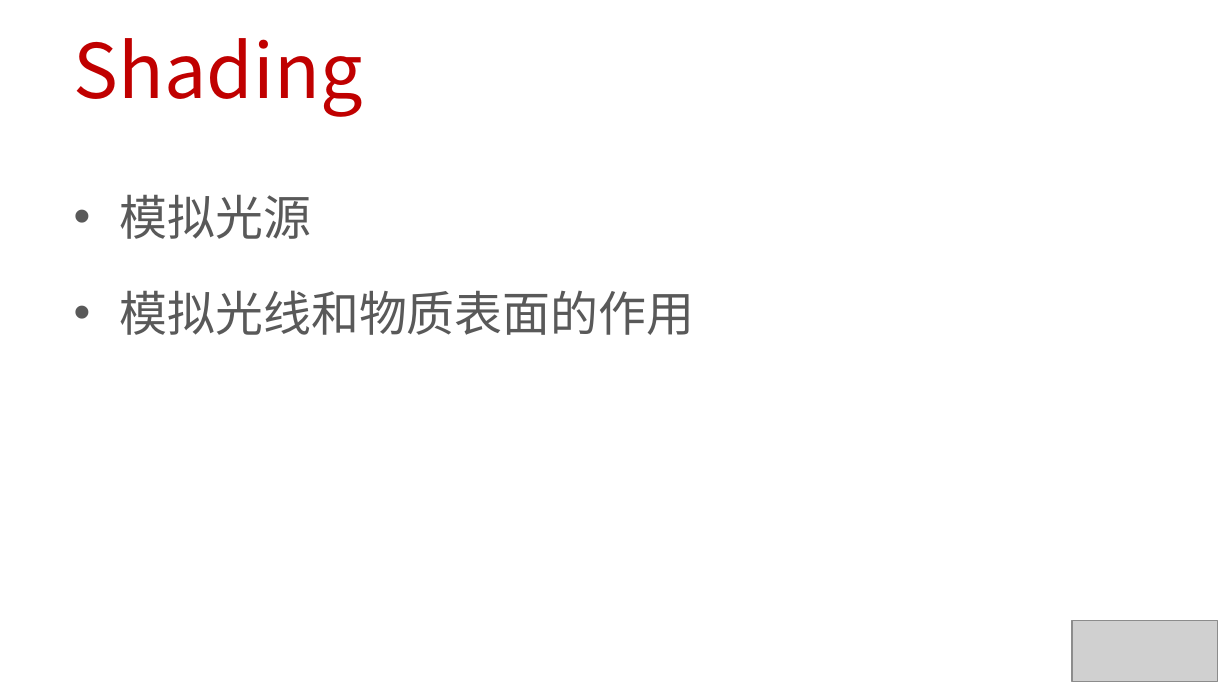
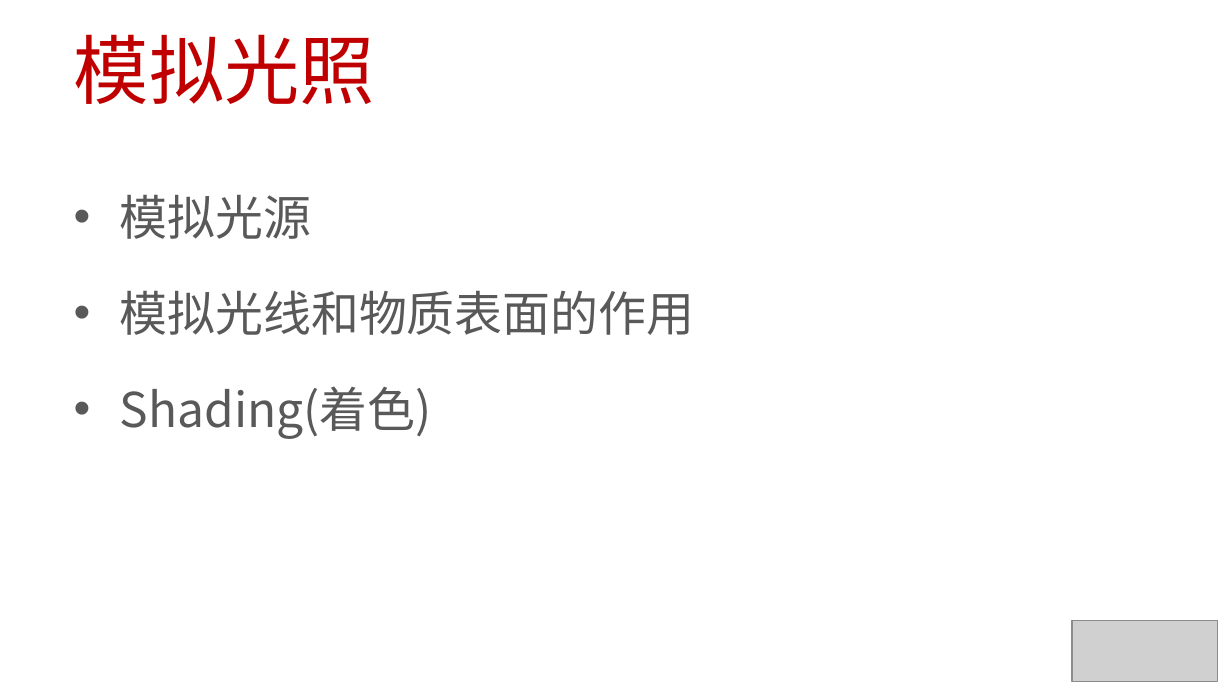
Before and after one commit to EDUCourseSeries/TheoryAndPracticeOfRaytracing, a slide deck: slide 8 of PPT/02_光照和物质.pptx. Drawn at 1232x693 pixels with LibreOffice and Linux fonts; fonts in the diff are those of the drawing; grey boxes stand for pictures. Boxes give left, top, right and bottom in pixels: in the first picture for what was removed or moved away, otherwise in the second. Text is boxed around its words. In the diff, an @@ line names an element or a change of style, - is before the commit and + after.

```diff
--- a/PPT/02_光照和物质.pptx
+++ b/PPT/02_光照和物质.pptx
@@ title at box(74, 34, 375, 105): text changed @@
-Shading
+模拟光照
@@ text at box(120, 386, 432, 438): paragraph added @@
+• Shading(着色)
```
Also in this commit, not shown: 1 other slide changed, 2 other files.
